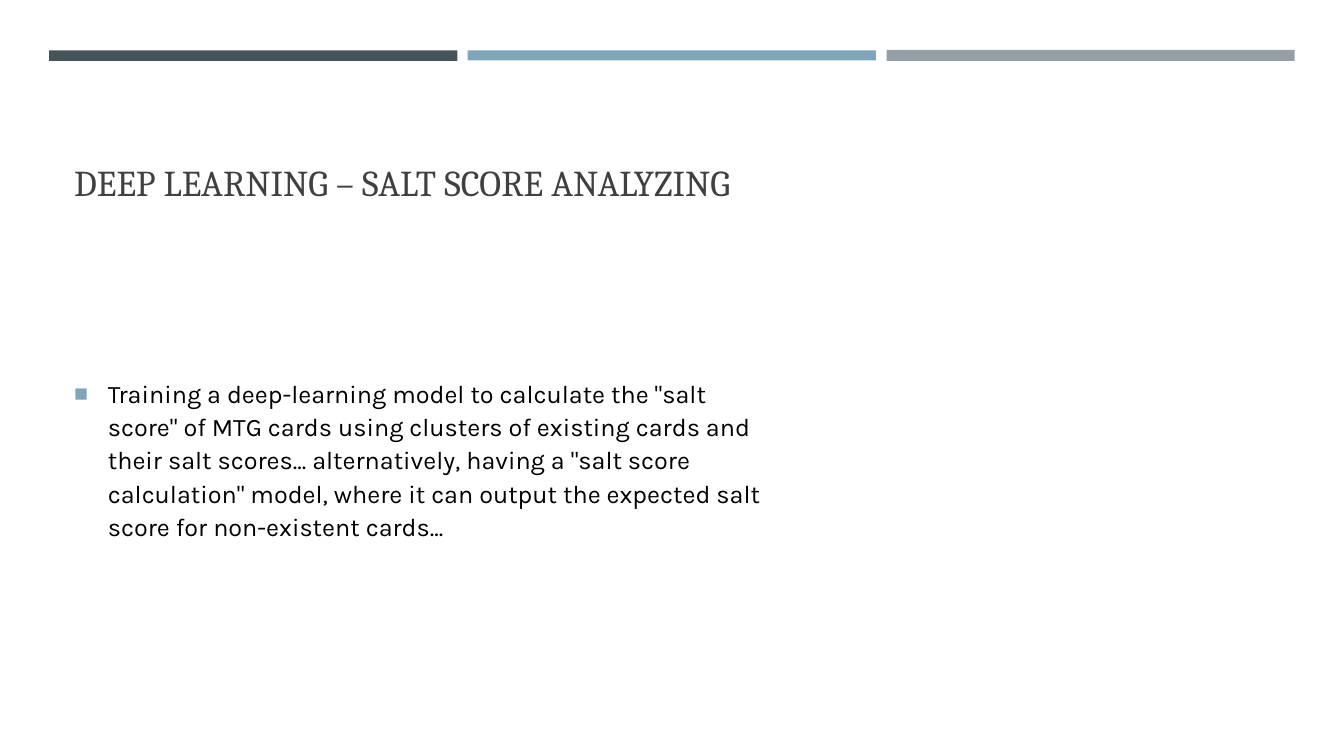
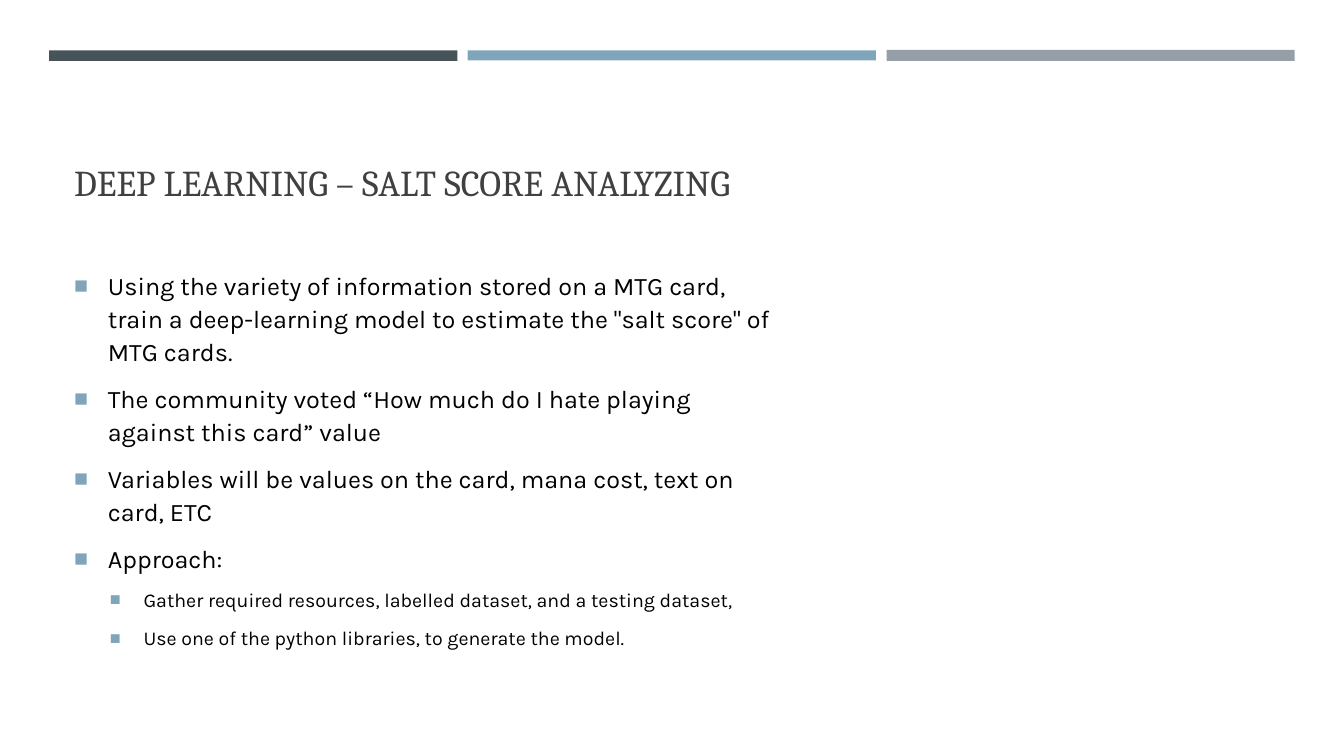
Before and after one commit to NicholasTillo/Gitaxian-Probe, a slide deck: slide 5 of problem_formulation.pptx. Drawn at 1344x756 pixels with LibreOffice and Linux fonts; fonts in the diff are those of the drawing. Boxes give left, top, right and bottom in pixels: in the first picture for what was removed or moved away, otherwise in the second. Text is boxed around its words. In the diff, an @@ line names an element or a change of style, - is before the commit and + after.

Commit message:
STUFF

```diff
--- a/problem_formulation.pptx
+++ b/problem_formulation.pptx
@@ text at box(108, 277, 769, 650): text changed @@
-■ Training a deep-learning model to calculate the "salt score" of MTG cards using clusters of existing cards and their salt scores... alternatively, having a "salt score calculation" model, where it can output the expected salt score for non-existent cards...
+■ Using the variety of information stored on a MTG card, train a deep-learning model to estimate the "salt score" of MTG cards.
+■ The community voted “How much do I hate playing against this card” value
+■ Variables will be values on the card, mana cost, text on card, ETC
+■ Approach:
+  ■ Gather required resources, labelled dataset, and a testing dataset,
+  ■ Use one of the python libraries, to generate the model.
```
Also in this commit, not shown: 3 other slides changed.
